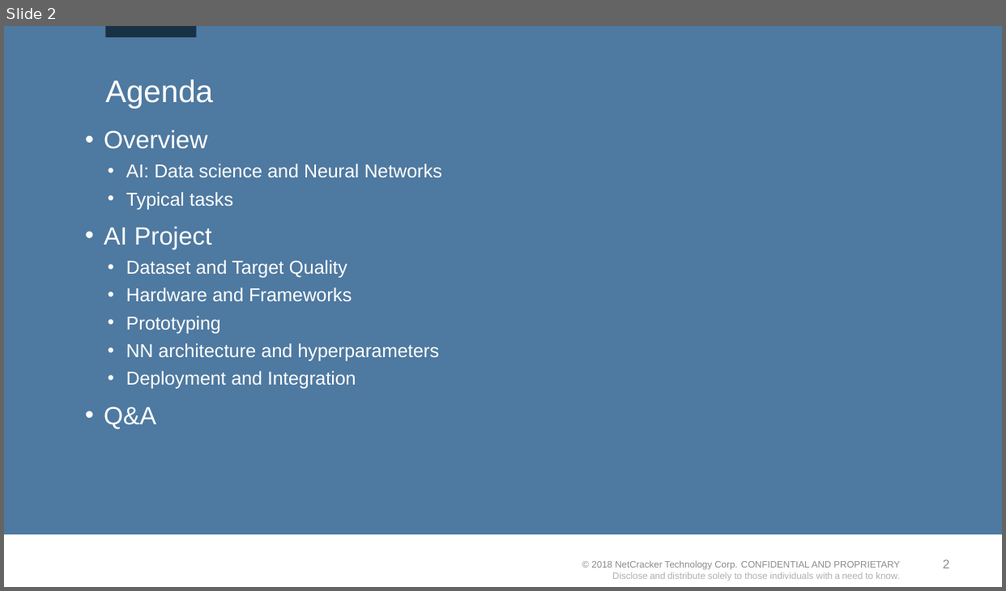
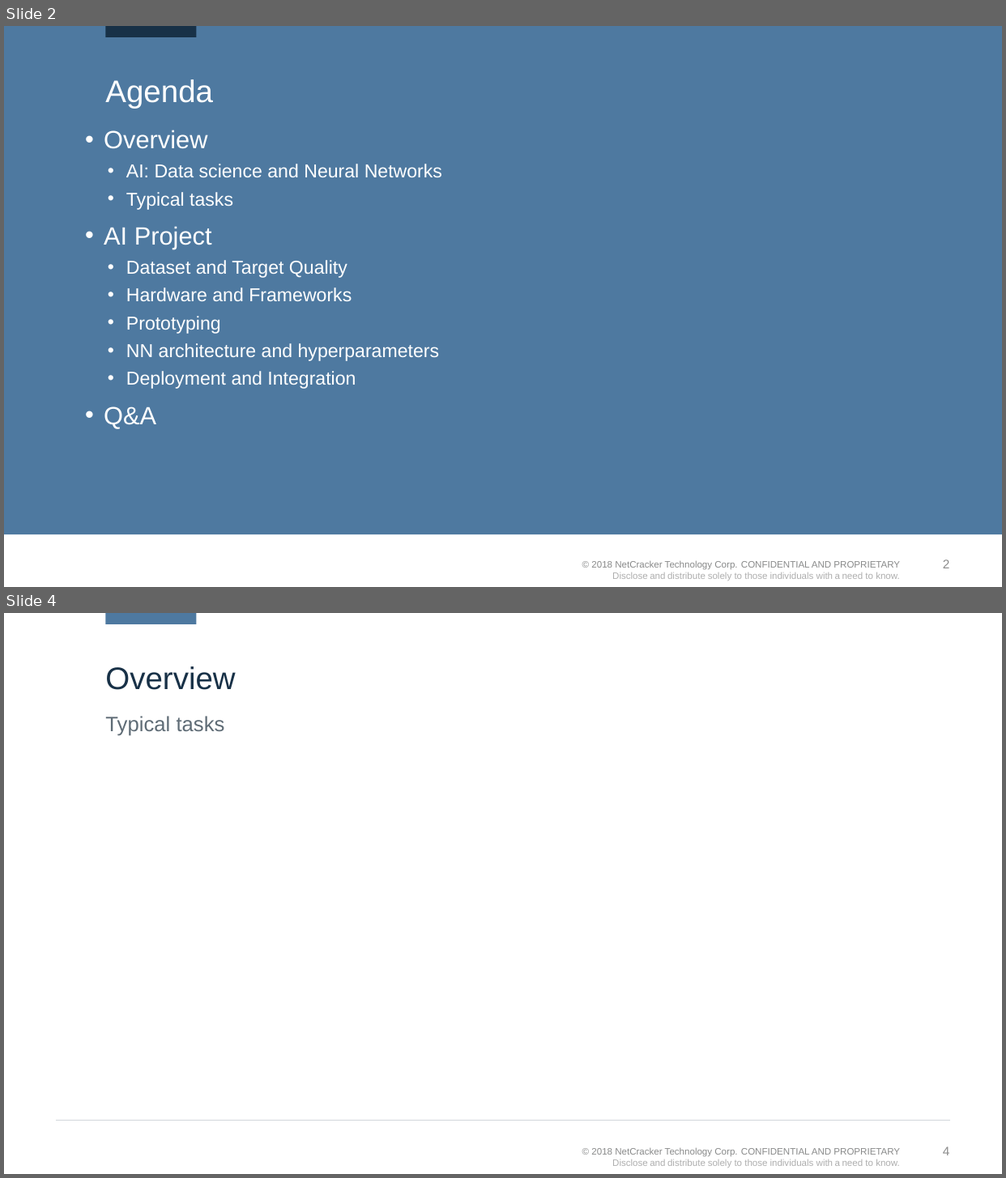
Before and after one commit to kvoloshenko/CLA, a slide deck: CLA_AI_01.pptx. Shown one above the other, each under a label of ours: slide 2 before the commit, slides 2 and 4 after it; the slides between them are not shown. The pictures are 1006x591 and 1006x1178 pixels, drawn with LibreOffice and Linux fonts; fonts in the diff are those of the drawing; background and template pictures are left out. Boxes give left, top, right and bottom in pixels: in the first picture for what was removed or moved away, otherwise in the second. Text is boxed around its words. In the diff, an @@ line names an element or a change of style, - is before the commit and + after.

```diff
--- a/CLA_AI_01.pptx
+++ b/CLA_AI_01.pptx
@@ slide 4 added at (4, 613, 1002, 1174), background #FFFFFF; not listed: 2 template elements that a slide beside it also shows @@
@@ rectangle added at (106, 613, 197, 624), fill #4E79A0 @@
@@ title added at (105, 666, 235, 690), 30 pt, text #183147 @@
+Overview
@@ text added at (105, 716, 225, 736), 20 pt, text #5F6C76 @@
+Typical tasks
@@ line added from (56, 1121) to (950, 1121), #D1D6DA 1 pt @@
```
Also in this commit, not shown: 3 other slides added, 1 slide removed.
